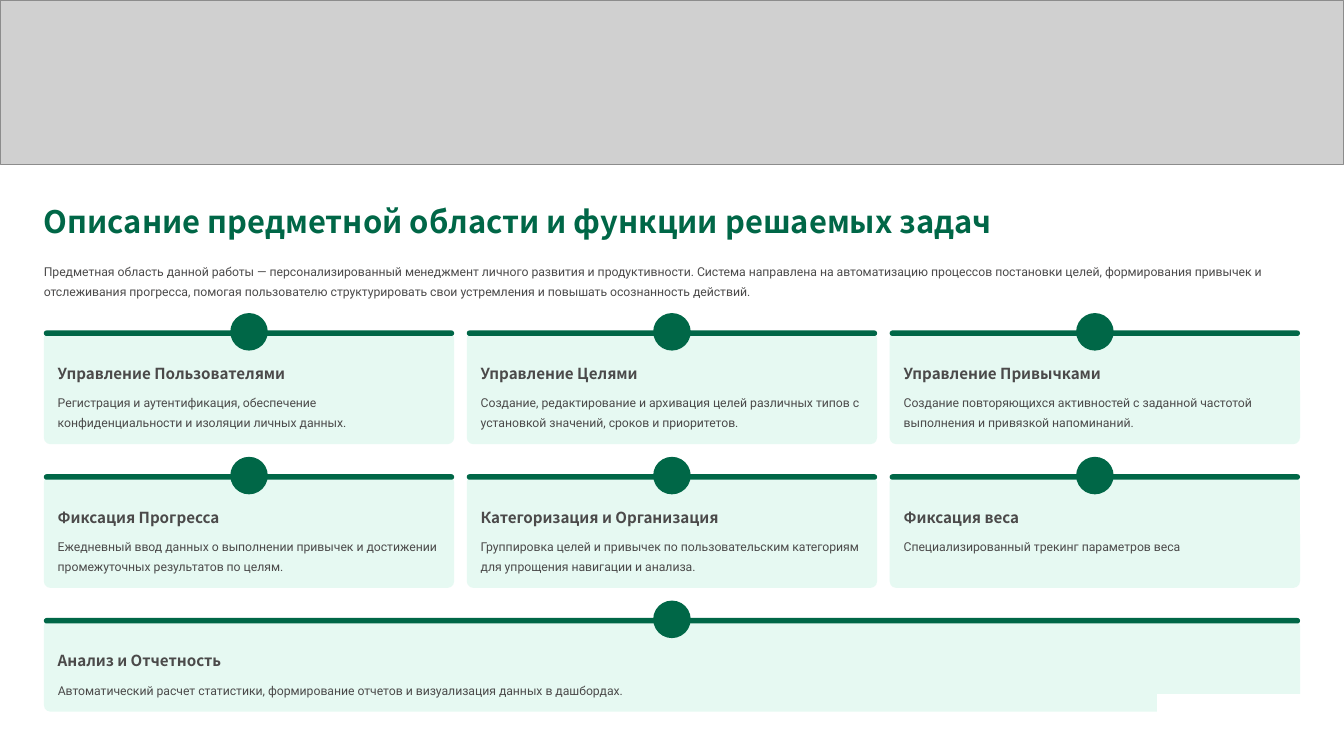
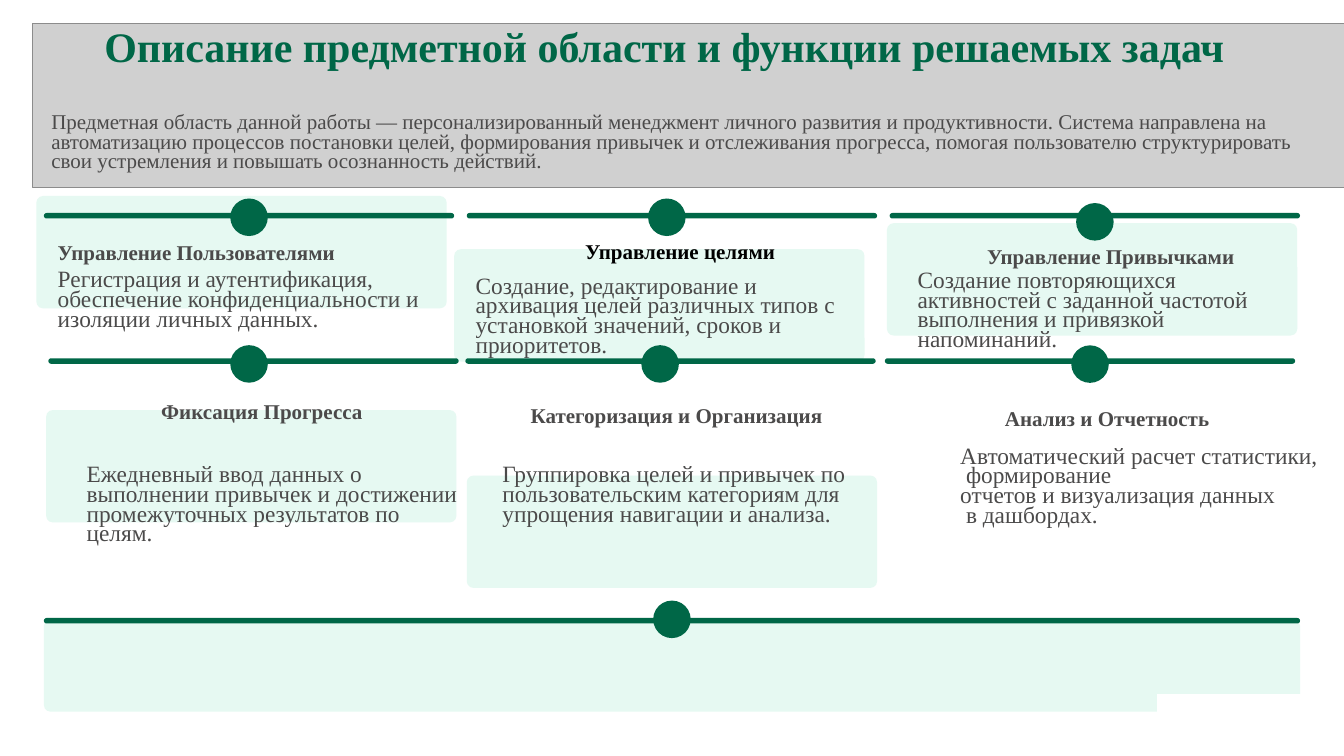
Before and after one commit to dasha2005nastya2006-ai/subd-kursach-414, a slide deck: slide 4 of Tebenkov/Tebenkov.pptx. Drawn at 1344x756 pixels with LibreOffice and Linux fonts; fonts in the diff are those of the drawing; grey boxes stand for pictures; background and template pictures are left out. Boxes give left, top, right and bottom in pixels: in the first picture for what was removed or moved away, otherwise in the second. Text is boxed around its words. In the diff, an @@ line names an element or a change of style, - is before the commit and + after.

```diff
--- a/Tebenkov/Tebenkov.pptx
+++ b/Tebenkov/Tebenkov.pptx
@@ picture resized from (x1=0, y1=0, x2=1344, y2=165) to (x1=33, y1=24, x2=1344, y2=188) @@
@@ text "Описание предметной области и функции ..." moved from (x1=44, y1=207, x2=992, y2=240) to (x1=104, y1=32, x2=1224, y2=70) @@
@@ text "Описание предметной области и функции ..." at (x1=104, y1=32, x2=1224, y2=70): size 26.5 to 36 pt, font Noto Sans CJK SC to Times New Roman; alignment left to centre @@
@@ text "Предметная область данной работы — ..." moved from (x1=44, y1=267, x2=1262, y2=299) to (x1=51, y1=114, x2=1291, y2=173) @@
@@ text "Предметная область данной работы — ..." at (x1=51, y1=114, x2=1291, y2=173): size 10.5 to 18 pt, font Roboto to Times New Roman @@
@@ rounded rectangle moved from (x1=44, y1=332, x2=454, y2=444) to (x1=36, y1=196, x2=447, y2=308) @@
@@ rounded rectangle moved from (x1=654, y1=313, x2=691, y2=351) to (x1=648, y1=198, x2=686, y2=236) @@
@@ rounded rectangle moved from (x1=1076, y1=313, x2=1114, y2=351) to (x1=1076, y1=203, x2=1114, y2=241) @@
@@ rounded rectangle moved from (x1=467, y1=332, x2=878, y2=444) to (x1=454, y1=249, x2=865, y2=362) @@
@@ text at (x1=585, y1=245, x2=775, y2=264): text changed; size 13 to 18 pt; font Noto Sans CJK SC to Times New Roman; text colour #4B4A4A to #000000 @@
-Управление Целями
+Управление целями
@@ text "Управление Привычками" moved from (x1=904, y1=367, x2=1101, y2=383) to (x1=987, y1=250, x2=1234, y2=268) @@
@@ text "Регистрация и аутентификация, обеспечение конфиденциальности ..." moved from (x1=58, y1=398, x2=347, y2=430) to (x1=58, y1=271, x2=418, y2=332) @@
@@ size 10.5 to 20 pt, font Roboto to Times New Roman in 5 elements at (x1=502, y1=466, x2=845, y2=527), (x1=87, y1=466, x2=457, y2=546), (x1=476, y1=278, x2=834, y2=359), (x1=58, y1=271, x2=418, y2=332), (x1=918, y1=272, x2=1248, y2=347) @@
@@ text "Создание повторяющихся активностей с заданной ..." moved from (x1=904, y1=398, x2=1252, y2=430) to (x1=918, y1=272, x2=1248, y2=347) @@
@@ rounded rectangle moved from (x1=44, y1=475, x2=454, y2=480) to (x1=49, y1=358, x2=459, y2=364) @@
@@ rounded rectangle moved from (x1=230, y1=457, x2=268, y2=495) to (x1=230, y1=345, x2=268, y2=383) @@
@@ 5 rounded rectangles, 1 text moved together from (x1=44, y1=313, x2=1300, y2=480) to (x1=44, y1=198, x2=1300, y2=364) @@
@@ rounded rectangle moved from (x1=654, y1=457, x2=691, y2=495) to (x1=642, y1=345, x2=680, y2=383) @@
@@ rounded rectangle moved from (x1=890, y1=475, x2=1300, y2=480) to (x1=885, y1=358, x2=1295, y2=364) @@
@@ 2 rounded rectangles, 1 text moved together from (x1=481, y1=332, x2=1300, y2=495) to (x1=476, y1=223, x2=1298, y2=383) @@
@@ rounded rectangle moved from (x1=44, y1=475, x2=454, y2=588) to (x1=46, y1=410, x2=457, y2=522) @@
@@ text "Фиксация Прогресса" moved from (x1=58, y1=511, x2=220, y2=527) to (x1=161, y1=405, x2=363, y2=423) @@
@@ text "Категоризация и Организация" moved from (x1=481, y1=511, x2=718, y2=527) to (x1=531, y1=409, x2=823, y2=428) @@
@@ size 13 to 18 pt, font Noto Sans CJK SC to Times New Roman in 5 elements at (x1=58, y1=246, x2=335, y2=265), (x1=531, y1=409, x2=823, y2=428), (x1=987, y1=250, x2=1234, y2=268), (x1=161, y1=405, x2=363, y2=423), (x1=1005, y1=412, x2=1209, y2=426) @@
@@ text "Анализ и Отчетность" moved from (x1=58, y1=654, x2=221, y2=666) to (x1=1005, y1=412, x2=1209, y2=426) @@
@@ text at (x1=960, y1=448, x2=1317, y2=528): text changed; size 10.5 to 20 pt; font Roboto to Times New Roman @@
-Автоматический расчет статистики, формирование отчетов и визуализация данных в дашбордах.
+Автоматический расчет статистики,
+формирование
+отчетов и визуализация данных
+в дашбордах.
@@ text "Ежедневный ввод данных о выполнении ..." moved from (x1=58, y1=542, x2=437, y2=574) to (x1=87, y1=466, x2=457, y2=546) @@
@@ text "Группировка целей и привычек по ..." moved from (x1=481, y1=542, x2=858, y2=574) to (x1=502, y1=466, x2=845, y2=527) @@
@@ rounded rectangle removed at (x1=890, y1=475, x2=1300, y2=588) @@
@@ text removed at (x1=904, y1=511, x2=1020, y2=526) @@
-Фиксация веса
@@ text removed at (x1=904, y1=542, x2=1180, y2=554) @@
-Специализированный трекинг параметров веса
```
Also in this commit, not shown: 8 other slides changed.
